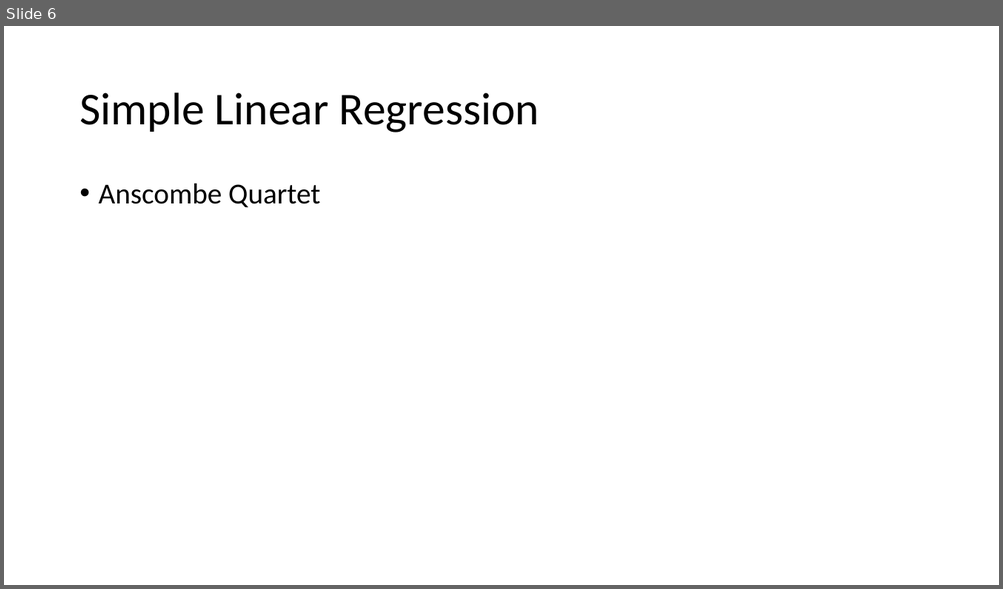
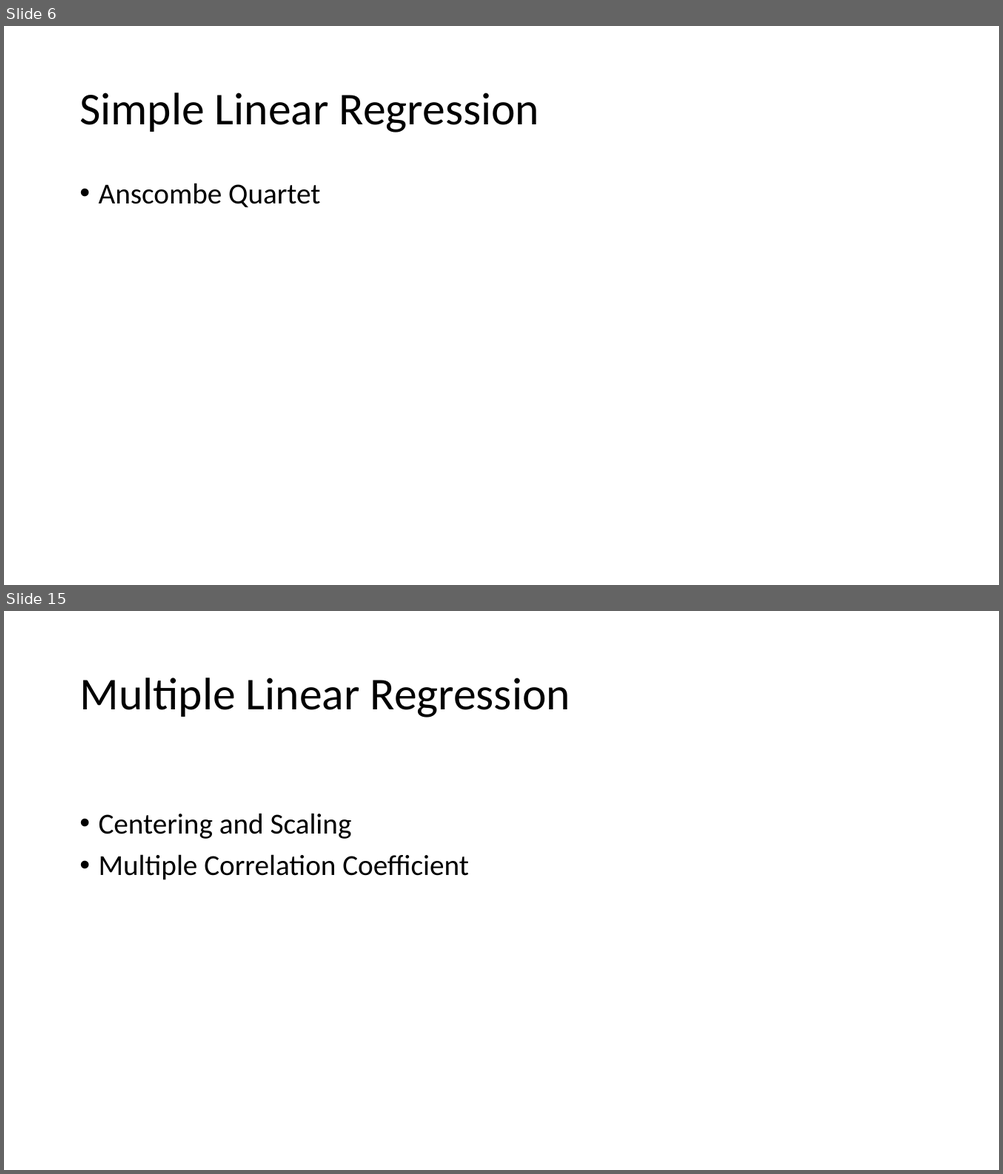
Before and after one commit to puneetjindal/r_python, a slide deck: acadgild/24-02-2017/Regression Analysis by example.pptx. Shown one above the other, each under a label of ours: slide 6 before the commit, slides 6 and 15 after it; the slides between them are not shown. The pictures are 1003x589 and 1003x1174 pixels, drawn with LibreOffice and Linux fonts; fonts in the diff are those of the drawing. Boxes give left, top, right and bottom in pixels: in the first picture for what was removed or moved away, otherwise in the second. Text is boxed around its words. In the diff, an @@ line names an element or a change of style, - is before the commit and + after.

Commit message:
Added sentiment analysis material and regression ppt

```diff
--- a/acadgild/24-02-2017/Regression Analysis by example.pptx
+++ b/acadgild/24-02-2017/Regression Analysis by example.pptx
@@ slide 15 added at box(4, 611, 999, 1170), background #FFFFFF @@
@@ title added at box(79, 678, 570, 718), 44 pt, text #000000 @@
+Multiple Linear Regression
@@ text added at box(99, 813, 469, 880), 28 pt, text #000000 @@
+• Centering and Scaling
+• Multiple Correlation Coefficient
```
Also in this commit, not shown: 2 slides changed, 26 other slides added, 16 other files.
